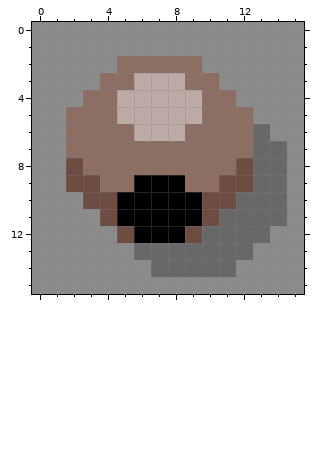
Pixel-art file: Assets/Art/UI/Icons/Item Icons/Quest Items/Icon_HermitShell.aseprite. Above, as it was before the edit.
16x16 pixels, 1 frame. Colours within 5 levels of each other are drawn and written as one.
After:
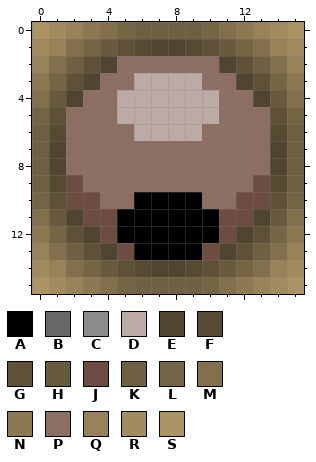
Palette (. is transparent): A #000000  B #686868  C #8b8b8b  D #bcaaa4  E #50452f  F #564a32  G #5e5137  H #685a3d  J #6d4c41  K #6f6042  L #756545  M #82704c  N #8c7952  P #8d6e63  Q #978259  R #a28c5f  S #ac9465
Edits made:
Changed rows in their new state; - is an unchanged pixel.
Layers "Item", "Shadow":
first column x 0:
 0 SRQNMLKKKKLMNQRS
 1 RQMLHGFEEFGHLMQR
 2 QMKGE-----PEGKMQ
 3 NLGE-----D-PEGLN
 4 MHE-------D-PEHM
 5 LG--------D--PGL
 6 KF-------D---PFK
 7 KE-----------PEK
 8 KEP---------PPEK
 9 KF-P--PPP--PPJFK
10 LGJ-PP----PPJJGL
11 MHEJ------AJJEHM
12 NLGEJA---AAJEGLN
13 QMKGEJAAAAJEGKMQ
14 RQMLHGFEEFGHLMQR
15 SRQNMLKKKKLMNQRS
